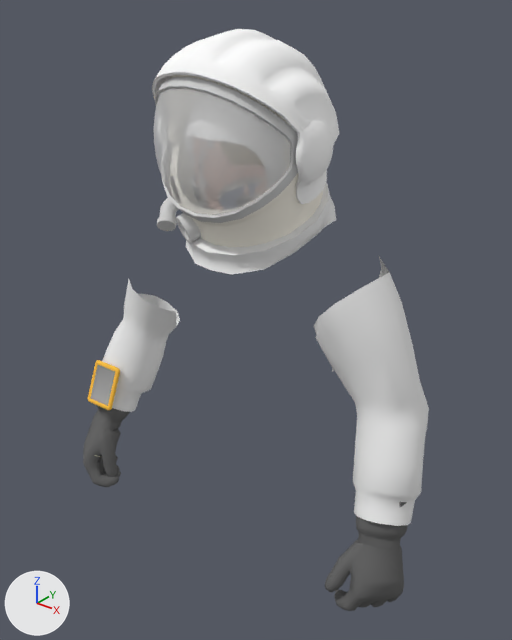
Renders of the Blender file Blender models/helmet w gloves.blend from each side of a commit.
Before and after are seen from a 50 mm lens placed at (0.832, -1.071, 2.018), pointed at (0.019, -0.056, 1.388). Every picture has the same lights, and +X, +Y and +Z are marked at lower left.

The first picture shows 'arm', 'arm l', 'helmet'.
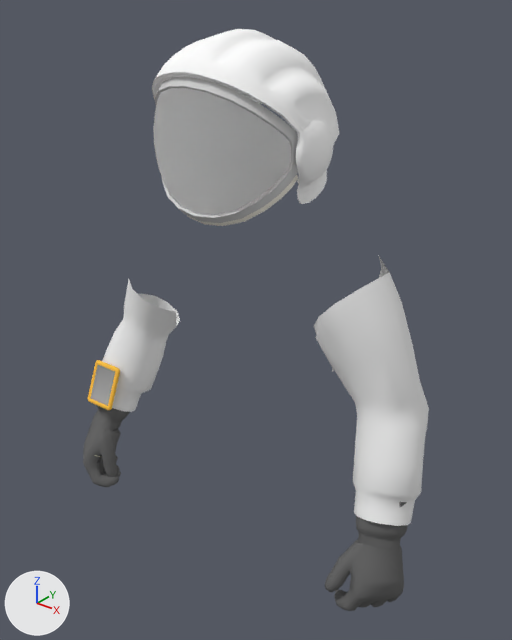
Commit message: updated helmet

The change, as a list of edits to the scene's bpy script:
```text
Add mat_visor:
    mat_visor = bpy.data.materials.new('visor')
    mat_visor.use_nodes = True; mat_visor.node_tree.nodes.clear()
    _N = mat_visor.node_tree.nodes; _L = mat_visor.node_tree.links
    n0 = _N.new('ShaderNodeOutputMaterial'); n0.name = 'Material Output'
    n1 = _N.new('ShaderNodeBsdfTranslucent'); n1.name = 'Translucent BSDF'
    n1.inputs[0].default_value = (1.0, 1.0, 1.0, 1.0)  # 'Color', white #ffffff
    _L.new(n1.outputs[0], n0.inputs[0])  # 'BSDF' to 'Surface'
Change me_mesh:
    used by ob_helmet; location = (-0.013, 0.05, 0.008); scale = (0.001, 0.001, 0.001)
    remove me_mesh.from_pydata(...)  # 2574 vertices, 4404 faces, 18 loose edges; spans x -183.0..180.0, y -269.0..81.0, z 1511.0..1928.0
    add me_mesh.from_pydata(...)  # 860 vertices, 1472 faces, 19 loose edges; spans x -183.0..180.0, y -269.0..81.0, z 1604.0..1928.0
    me_mesh part 1: 15 loose pieces with 1298 vertices, spanning x -170.0..148.0, y -220.0..77.0, z 1511.0..1855.0, are deleted
    me_mesh part 2: 416 vertices removed from x -155.0..152.0, y -226.0..68.0, z 1543.0..1904.0
    me_mesh part 3: 144 faces spanning x -148.0..145.0, y -269.0..-153.0, z 1629.0..1844.0 switch from mat_dbl_skpvsgbrj_002 (white #ffffff) to mat_visor
    remove me_mesh.materials.append(mat_dbl_skpvsgbrj_012)  # white #ffffff
    remove me_mesh.materials.append(mat_dbl_skpvsgbrj_013)  # beige #ffdccf
    remove me_mesh.materials.append(mat_dbl_skpvsgbrj_014)  # beige #efcfc2
    remove me_mesh.materials.append(mat_dbl_skpvsgbrj_015)  # beige #bead89
    remove me_mesh.materials.append(mat_dbl_skpvsgbrj_017)  # grey #767676
    remove me_mesh.materials.append(mat_dbl_skpvsgbrj_018)  # brown #9d877f
    remove me_mesh.materials.append(mat_dbl_skpvsgbrj_019)  # white #efefef
    remove me_mesh.materials.append(mat_dbl_skpvsgbrj_020)  # grey #bdbdbd
```

What differs and where, as boxes [x1, y1, x2, y2] in the pictures (512 x 640 px):
'helmet', reshaped (20% shorter)
    before: [152, 29, 339, 274]
    after: [152, 29, 339, 226]
part 1 of me_mesh, deleted
    before: [157, 183, 336, 274]
part 2 of me_mesh, deleted
    before: [169, 75, 323, 247]
part 3 of me_mesh, recoloured
    both: [153, 88, 290, 215]
